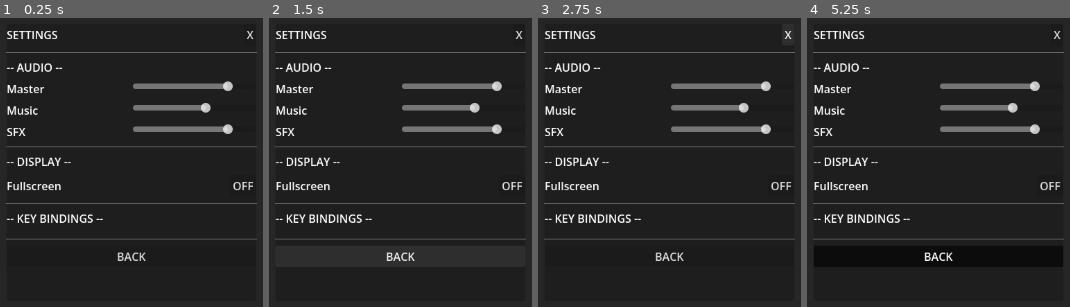
Above: before the commit, frames 1-4 (left to right).
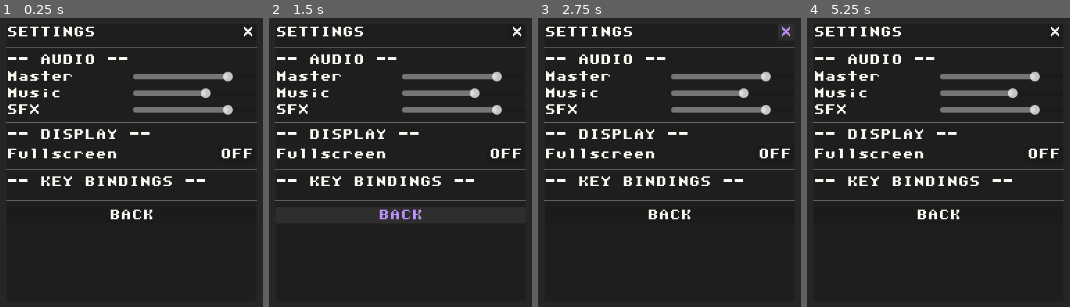
Above: after the commit, the same moments.

Repository: WMsans/top-down-rogue
Game: Godot game, scene res://scenes/ui/settings_popup.tscn
Same seed, same stepped clock (60 frames per second), same inputs: the game is played once before the commit and once after it. This scene is started directly instead of the project's main scene.
Inputs (mouse positions are in pixels of both pictures, inside the frame that each line leads up to):
- Up to frame 1 (0.25 s): no input
- Up to frame 2 (1.5 s): click "OFF" at 0.5 s; click "BACK" at 1.25 s
- Up to frame 3 (2.75 s): click "X" at 2 s
- Up to frame 4 (5.25 s): move the mouse to (outside the picture) at 2.77 s; hold D (move_right) 2.78-3.53 s; tap one key every 0.75 s from 2.85 s: Z X C Z; click (outside the picture) at 2.92 s; move the mouse to (outside the picture) at 3.52 s; hold S (move_down) 3.53-4.28 s; move the mouse to (1017, 64) at 4.27 s; hold D (move_right) 4.28-5.03 s; move the mouse to (899, 252) at 5.02 s; hold W (move_up) from 5.03 s (still down); click (899, 252) at 5.17 s

The runs differ from the first frame. In frame 1, 14% of the frame differs, in the area x 2-98%, y 2-85%; in frame 2, 14%; in frame 3, 14%; in frame 4, 14%.
Error before the commit: Parse Error: Cannot find member "WINDOW_FLAG_FULLSCREEN" in base "DisplayServer". (res://src/ui/settings_popup.gd:79)
Error after the commit: Invalid access to property or key 'value_changed' on a base object of type 'null instance'. (res://src/ui/settings_popup.gd:32)

Commit message:
fix: CanvasLayer theme, DisplayServer fullscreen API, type inference

Diff:
--- a/src/ui/pause_menu.gd
+++ b/src/ui/pause_menu.gd
@@ -96,4 +96,4 @@
 	t.set_color("font_color", "Label", Color(0.976, 0.988, 0.953))
 	t.set_color("font_hover_color", "Button", Color(0.741, 0.576, 0.976))
 	t.set_constant("separation", "VBoxContainer", 12)
-	theme = t
+	pause_panel.theme = t
--- a/src/ui/settings_popup.gd
+++ b/src/ui/settings_popup.gd
@@ -76,15 +76,15 @@
 
 
 func _on_fullscreen_toggled() -> void:
-	if DisplayServer.get_window_flag(DisplayServer.WINDOW_FLAG_FULLSCREEN):
-		DisplayServer.set_window_flag(DisplayServer.WINDOW_FLAG_FULLSCREEN, false)
+	if DisplayServer.window_get_mode() == DisplayServer.WINDOW_MODE_FULLSCREEN:
+		DisplayServer.window_set_mode(DisplayServer.WINDOW_MODE_WINDOWED)
 	else:
-		DisplayServer.set_window_flag(DisplayServer.WINDOW_FLAG_FULLSCREEN, true)
+		DisplayServer.window_set_mode(DisplayServer.WINDOW_MODE_FULLSCREEN)
 	_update_fullscreen_text()
 
 
 func _update_fullscreen_text() -> void:
-	if DisplayServer.get_window_flag(DisplayServer.WINDOW_FLAG_FULLSCREEN):
+	if DisplayServer.window_get_mode() == DisplayServer.WINDOW_MODE_FULLSCREEN:
 		fullscreen_button.text = "ON"
 	else:
 		fullscreen_button.text = "OFF"
@@ -148,7 +148,7 @@
 		else:
 			key_button.text = "???"
 
-		var action := actions[i]
+		var action: String = actions[i]
 		key_button.pressed.connect(_on_key_binding_pressed.bind(action, key_button))
 		row.add_child(key_button)
 
